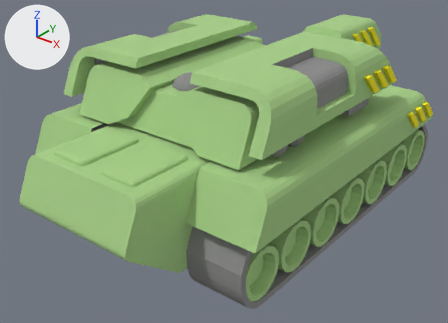
Before and after pictures for a commit that changed the OBJ model res/models/tanks/8/tank.obj.
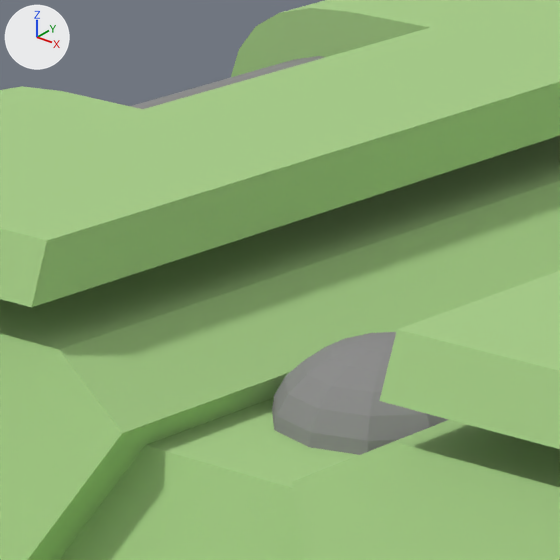
Old and new are each drawn whole from a 50 mm camera at (1.254, -1.685, 1.175) aimed at (-0.043, -0.065, 0.17) and again close up on the part from 29% to 49% of the width and 6% to 33% of the height. The lights are fixed; the arrows at upper left show +X, +Y and +Z. Where no turn or scale is listed for an object, it has been applied to the vertices.

Objects in the first close-up: 'tank'.
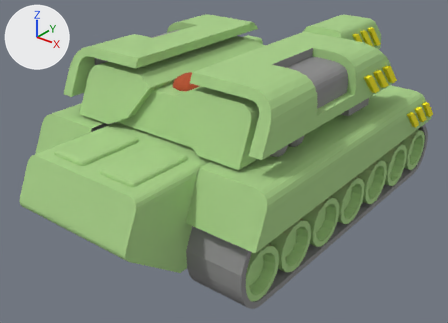
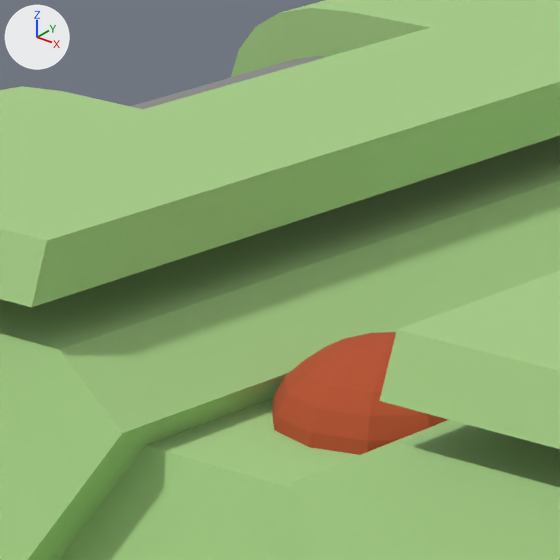
Boxes [x1, y1, x2, y2] around the edits, measured in the close-ups (560 x 560 px):
'tank', recoloured, surface changed: [254, 329, 450, 458] in both
part 1 of me_tank, recoloured: [272, 332, 449, 455] in both

Patch to the scene script:
```diff
--- a/res/models/tanks/8/tank.obj.py
+++ b/res/models/tanks/8/tank.obj.py
@@ mat_4 @@
 mat_4 = principled_material('4')
-mat_4.base_color = (0.282, 0.474, 0.169)  # green #91b772
+mat_4.base_color = (0.474, 0.0776, 0.0221)  # orange #b74f29
 mat_4.roughness = 0.901
@@ me_tank @@
 me_tank.from_pydata(...)  # 3151 vertices, 2959 faces; spans x -0.48..0.48, y -0.81..0.92, z 0.0..0.63
 # used by ob_tank; location = (0.0, 0.0, 0.0)
+# me_tank part 1: 70 faces spanning x -0.06..0.06, y -0.34..-0.22, z 0.53..0.57 switch from mat_3 (grey #8c8c8c) to mat_4 (orange #b74f29)
 me_tank.materials.append(mat_1)
```
